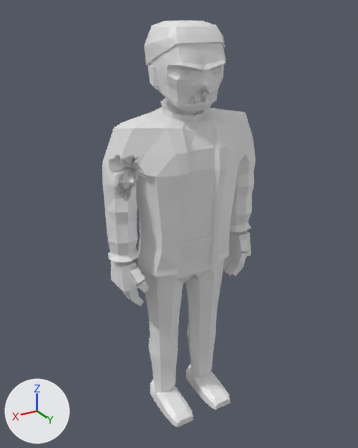
One commit to the glTF model assets/models/zombie_doctor_m_b5.glb: the scene before it, then after it.
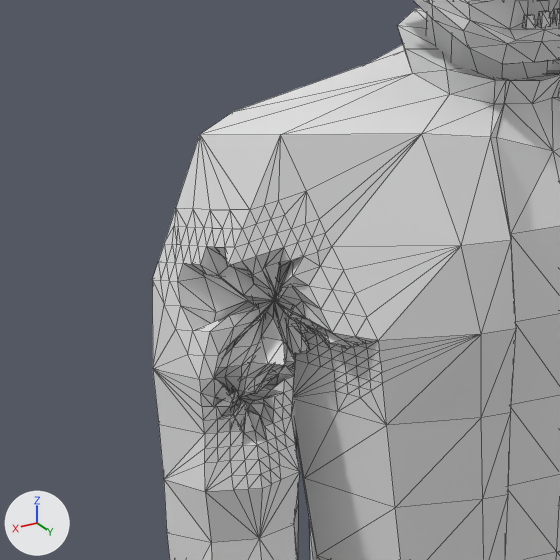
Old and new are each drawn whole from a 50 mm lens placed at (1.16, 1.888, 1.974), pointed at (0.021, -0.012, 1.025) and again close up on the part from 19% to 56% of the width and 21% to 51% of the height. Every picture has the same lights, and +X, +Y and +Z are marked at lower left. The first two pictures are the older version. The close-ups show mesh edges as thin lines. Vertices at exactly the same position are counted once.

The first close-up shows 'zombie_doctor_m_b5'.
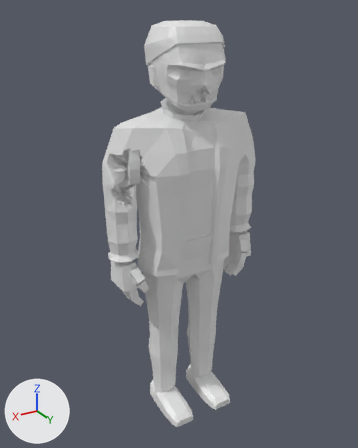
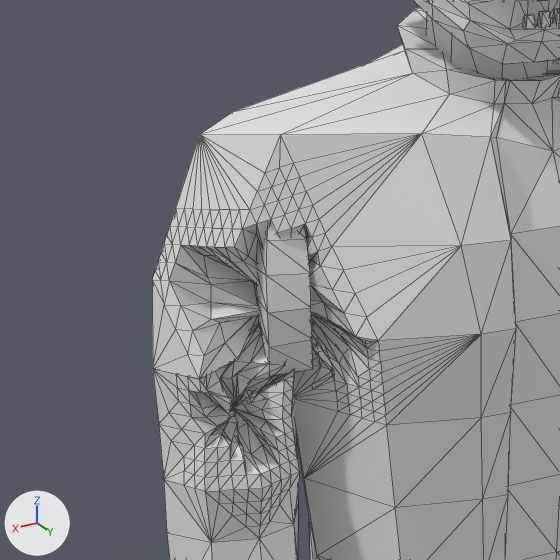
Boxes (x1, y1, x2, y2) around the edits, measured in the close-ups (560 x 560 px; the box of a moved part takes in the faces that stretch with it):
part 1 of me_zombie_doctor_m_b5, added
    after: (256, 224, 313, 377)
part 2 of me_zombie_doctor_m_b5, moved or reshaped
    before: (153, 208, 369, 475)
    after: (152, 134, 481, 542)

What changed in the scene script:
```text
Change me_zombie_doctor_m_b5:
    used by ob_zombie_doctor_m_b5; location = (0.0, 0.0, 0.0)
    remove me_zombie_doctor_m_b5.from_pydata(...)  # 1816 vertices, 3504 faces; spans x -0.41..0.41, y -0.16..0.22, z 0.0..1.94
    add me_zombie_doctor_m_b5.from_pydata(...)  # 1879 vertices, 3620 faces; spans x -0.41..0.41, y -0.16..0.22, z 0.0..1.94
    me_zombie_doctor_m_b5 part 1: a new loose piece of 32 vertices spanning x 0.22..0.31, y -0.04..0.08, z 1.25..1.47
    me_zombie_doctor_m_b5 part 2: 35 vertices moved from x 0.23..0.37, y 0.0..0.11, z 1.25..1.44 to x 0.23..0.38, y -0.01..0.08, z 1.24..1.44; 191 vertices removed from x 0.23..0.38, y 0.0..0.11, z 1.21..1.44; 222 vertices added at x 0.21..0.4, y -0.03..0.13, z 1.13..1.51
```
